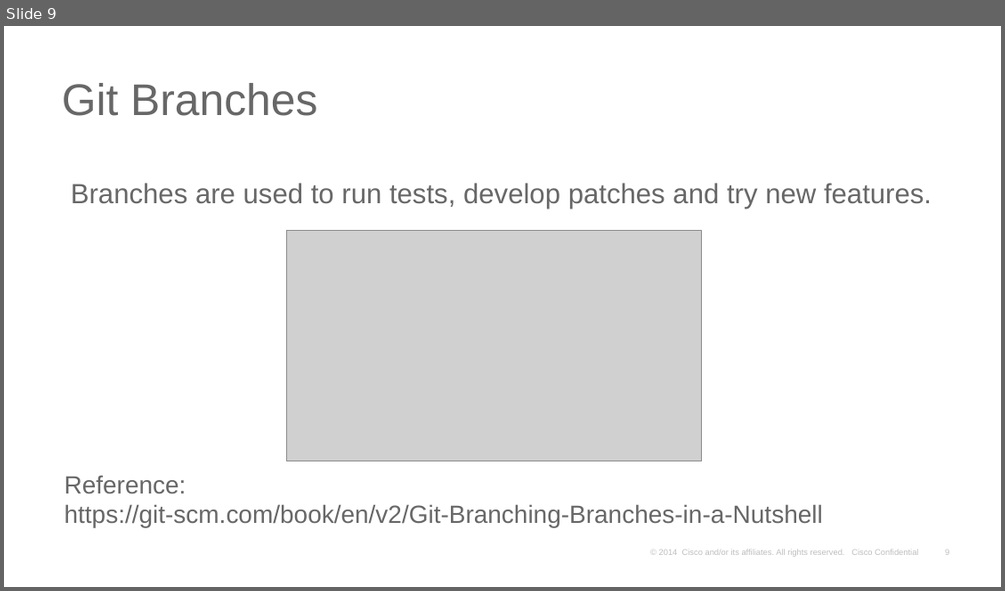
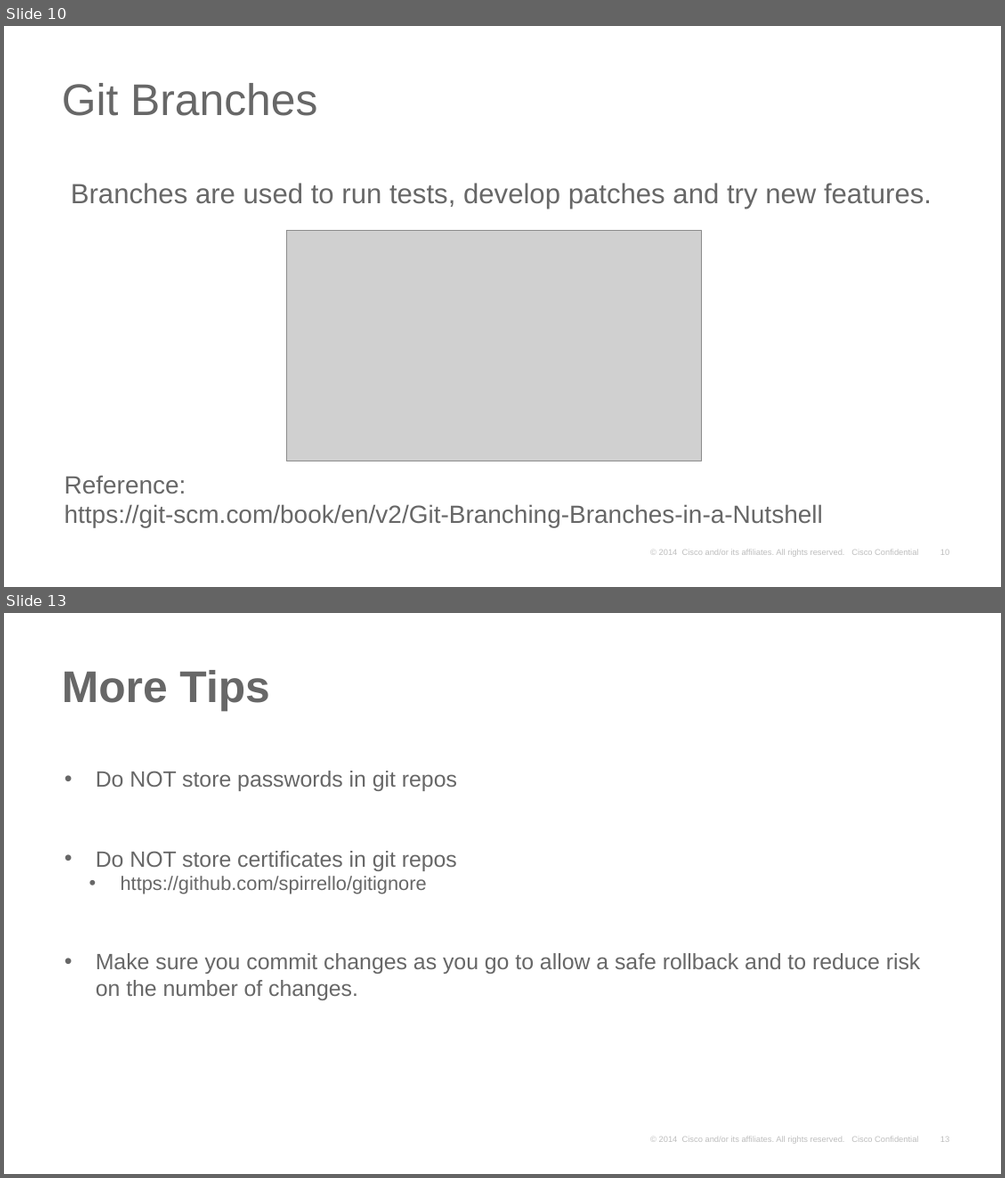
Before and after one commit to spirrello/devshow, a slide deck: Git101.pptx. Shown one above the other, each under a label of ours: slide 9 before the commit, slides 10 and 13 after it; the slides between them are not shown. The pictures are 1005x591 and 1005x1178 pixels, drawn with LibreOffice and Linux fonts; fonts in the diff are those of the drawing; grey boxes stand for pictures; background and template pictures are left out. Boxes give left, top, right and bottom in pixels: in the first picture for what was removed or moved away, otherwise in the second. Text is boxed around its words. In the diff, an @@ line names an element or a change of style, - is before the commit and + after.

```diff
--- a/Git101.pptx
+++ b/Git101.pptx
@@ slide 13 added at (4,613,1001,1174), background #FFFFFF; not listed: 2 template elements that a slide beside it also shows @@
@@ title added at (62,670,269,712), 32 pt, text #676767, bold @@
+More Tips
@@ text added at (96,771,921,1000), 16 pt, text #676767 @@
+• Do NOT store passwords in git repos
+• Do NOT store certificates in git repos
+  • https://github.com/spirrello/gitignore
+• Make sure you commit changes as you go to allow a safe rollback and to reduce risk on the number of changes.
@@ what was slide 9 is now slide 10 @@
@@ page number at (940,549,949,555): text changed @@
-9
+10
```
Also in this commit, not shown: 3 slides changed, 1 other slide added, 5 other files.
